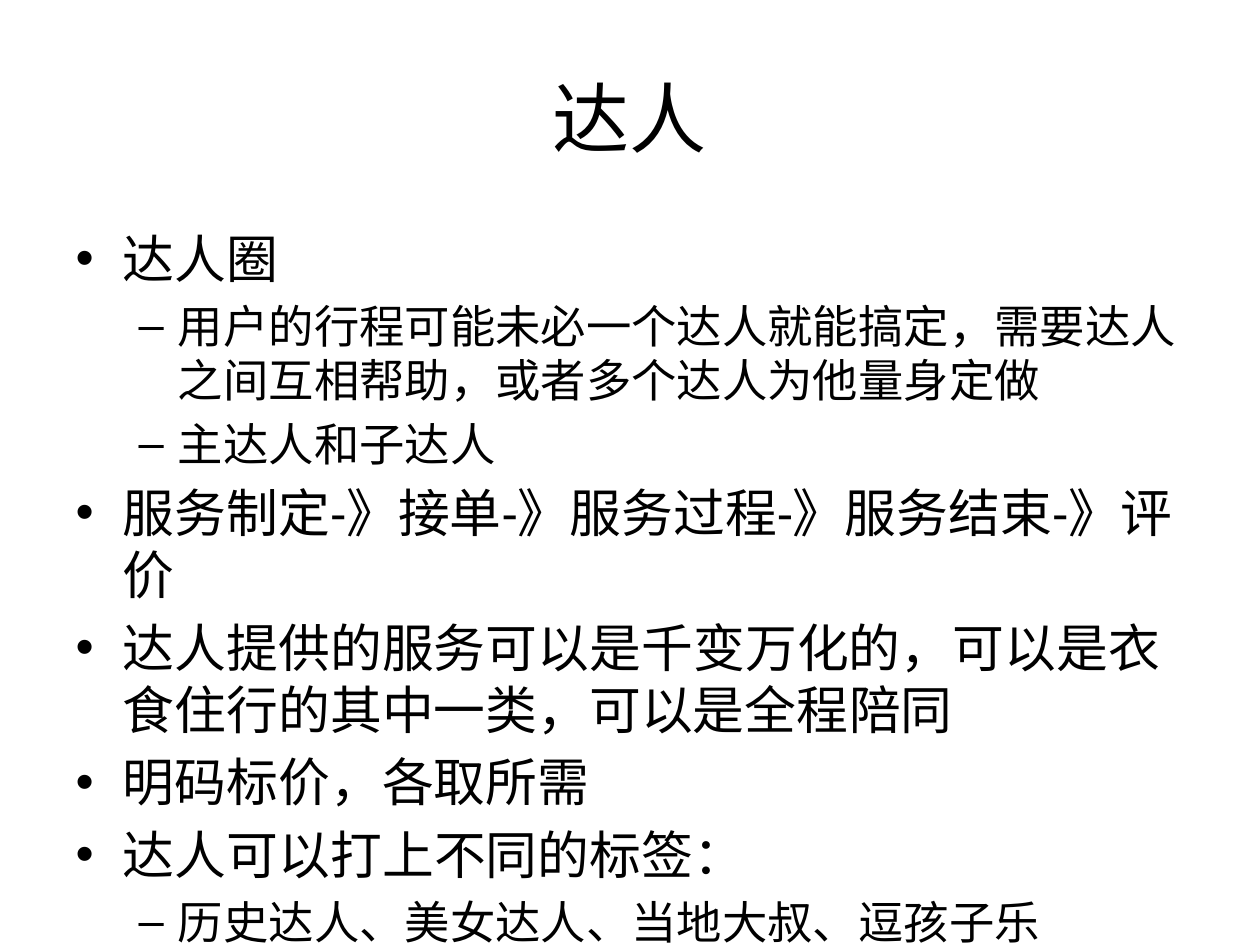
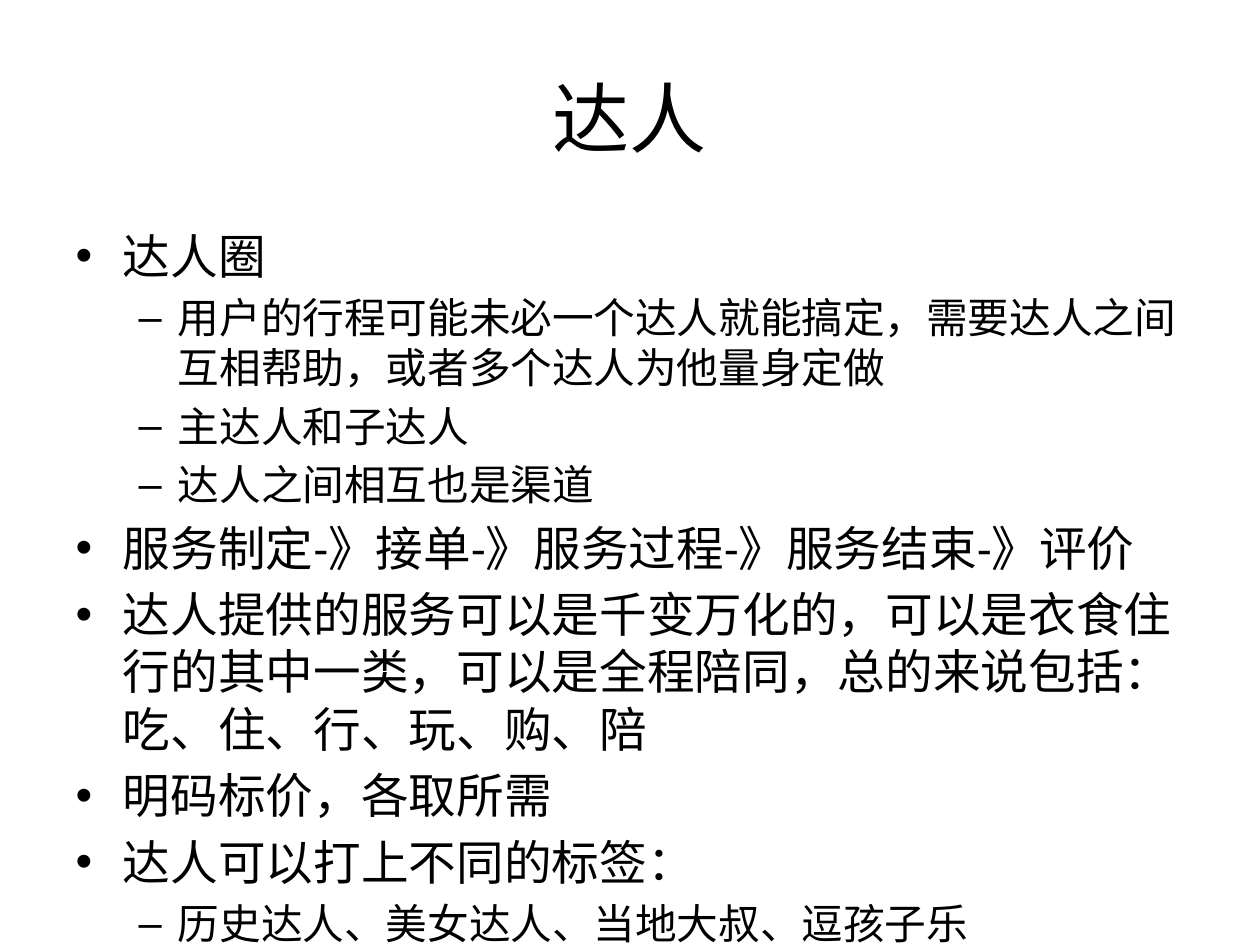
Before and after one commit to Yourtour/yt, a slide deck: slide 17 of yourtour/documents/business/YourTour BP 2.0.pptx (slide 16 before the commit). Drawn at 1260x945 pixels with LibreOffice and Linux fonts; fonts in the diff are those of the drawing. Boxes give left, top, right and bottom in pixels: in the first picture for what was removed or moved away, otherwise in the second. Text is boxed around its words. In the diff, an @@ line names an element or a change of style, - is before the commit and + after.

```diff
--- a/yourtour/documents/business/YourTour BP 2.0.pptx
+++ b/yourtour/documents/business/YourTour BP 2.0.pptx
@@ text at <box>123,234,1176,943</box>: size 29.6 to 27.2 pt in "达人圈", "服务制定-》接单-》服务过程-》服务结束-》评价", "明码标价，各取所需", "达人可以打上不同的标签："; size 25.9 to 23.8 pt in "用户的行程可能未必一个达人就能搞定，需要达人之间互相帮助，或者多个达人为他量身定做", "主达人和子达人", "历史达人、美女达人、当地大叔、逗孩子乐" @@
@@ text at <box>178,465,594,504</box>: paragraph added @@
+  – 达人之间相互也是渠道
@@ text at <box>123,591,1172,751</box>: text changed; size 29.6 to 27.2 pt @@
-• 达人提供的服务可以是千变万化的，可以是衣食住行的其中一类，可以是全程陪同
+• 达人提供的服务可以是千变万化的，可以是衣食住行的其中一类，可以是全程陪同，总的来说包括：吃、住、行、玩、购、陪
```
Also in this commit, not shown: 12 other slides changed, 3 slides added, 2 other files.
